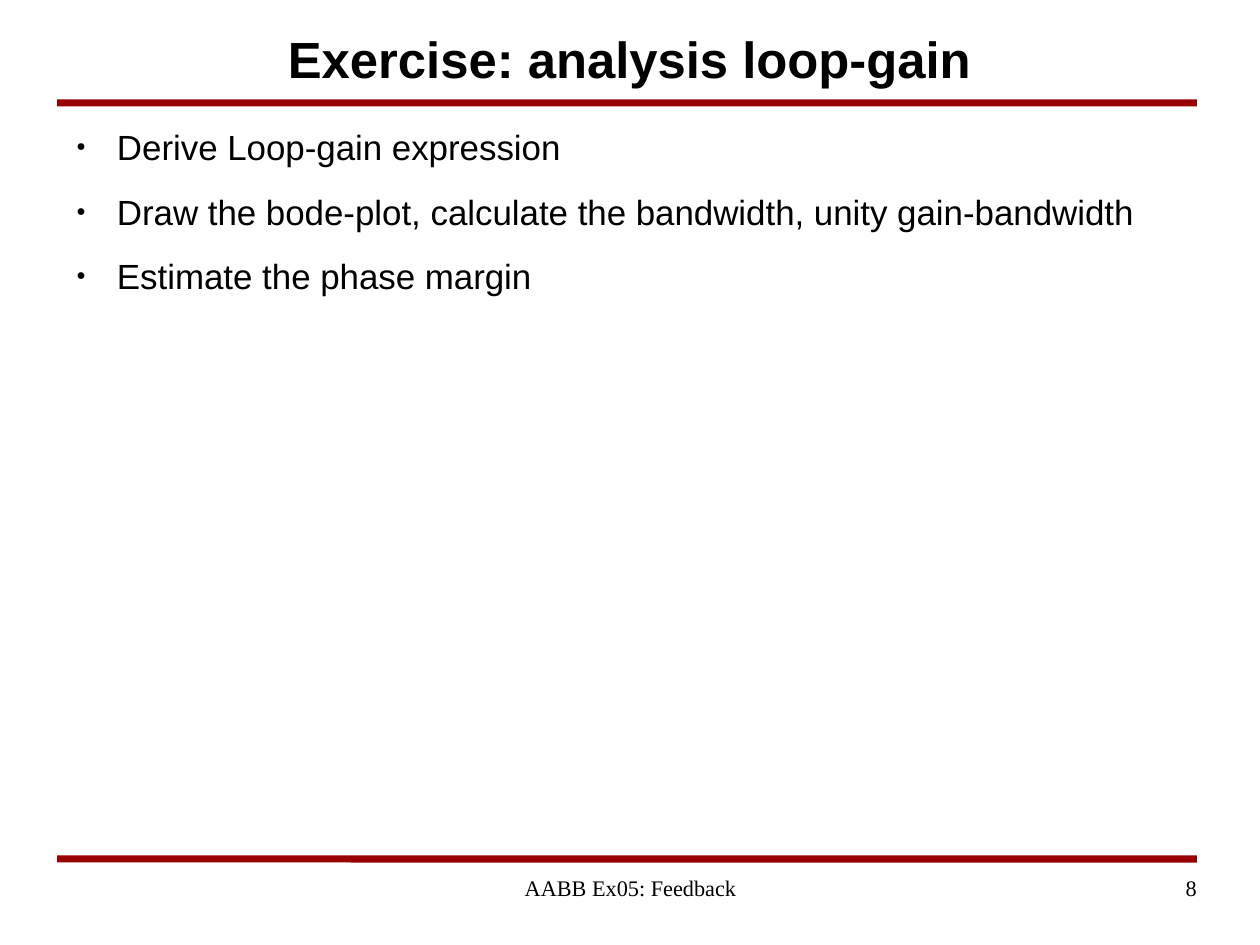
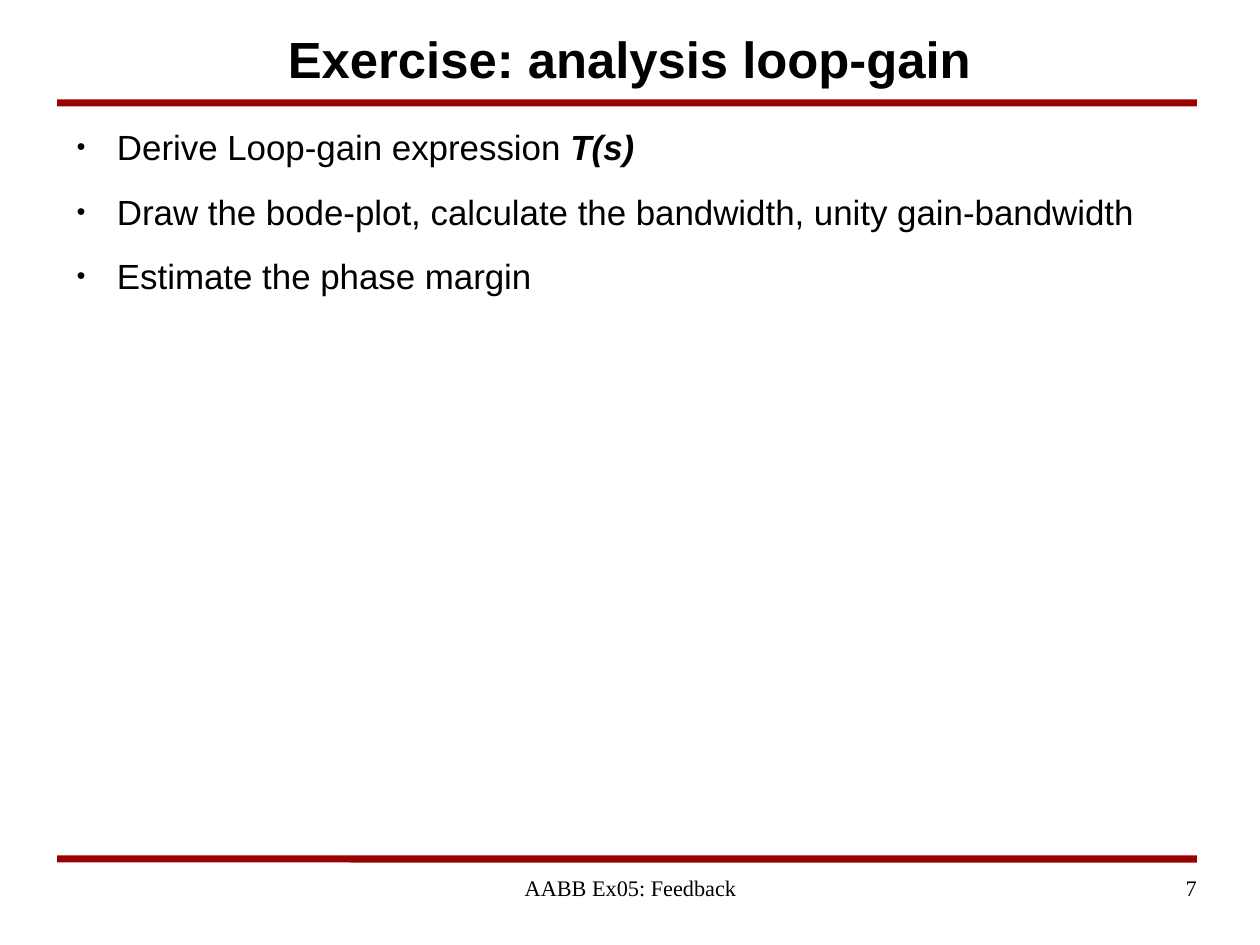
Before and after one commit to yuanzx10/Study, a slide deck: slide 7 of IntegratedCircuits/Notes/AABB_Exercise05_Feedback.odp (slide 8 before the commit). Drawn at 1260x945 pixels with LibreOffice and Linux fonts; fonts in the diff are those of the drawing; background and template pictures are left out. Boxes give left, top, right and bottom in pixels: in the first picture for what was removed or moved away, otherwise in the second. Text is boxed around its words. In the diff, an @@ line names an element or a change of style, - is before the commit and + after.

```diff
--- a/IntegratedCircuits/Notes/AABB_Exercise05_Feedback.odp
+++ b/IntegratedCircuits/Notes/AABB_Exercise05_Feedback.odp
@@ text at (117,134,634,167): text changed @@
-● Derive Loop-gain expression
+● Derive Loop-gain expression T(s)
@@ page number at (1186,881,1197,896): text changed @@
-8
+7
```
Also in this commit, not shown: 5 other slides changed, 1 slide removed.
